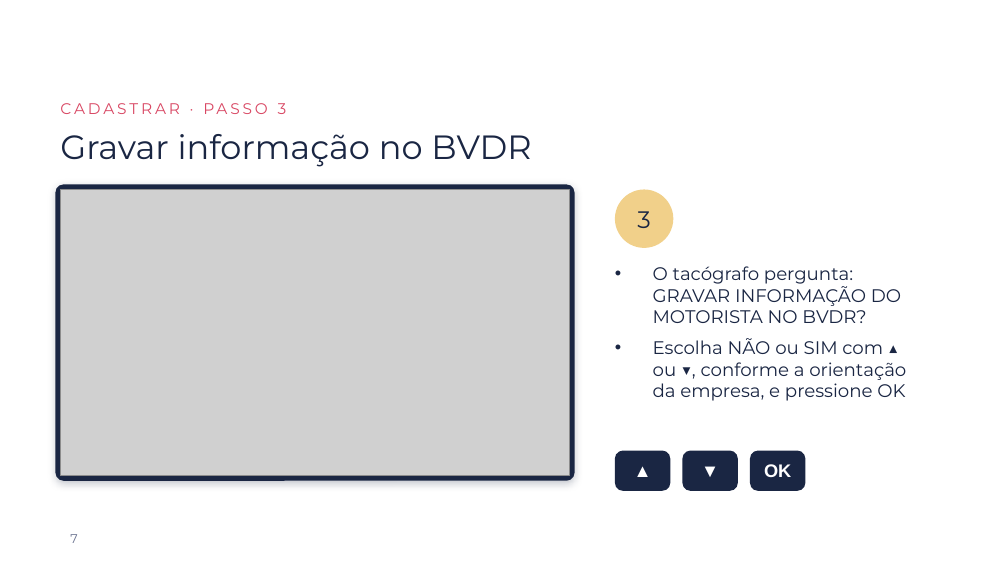
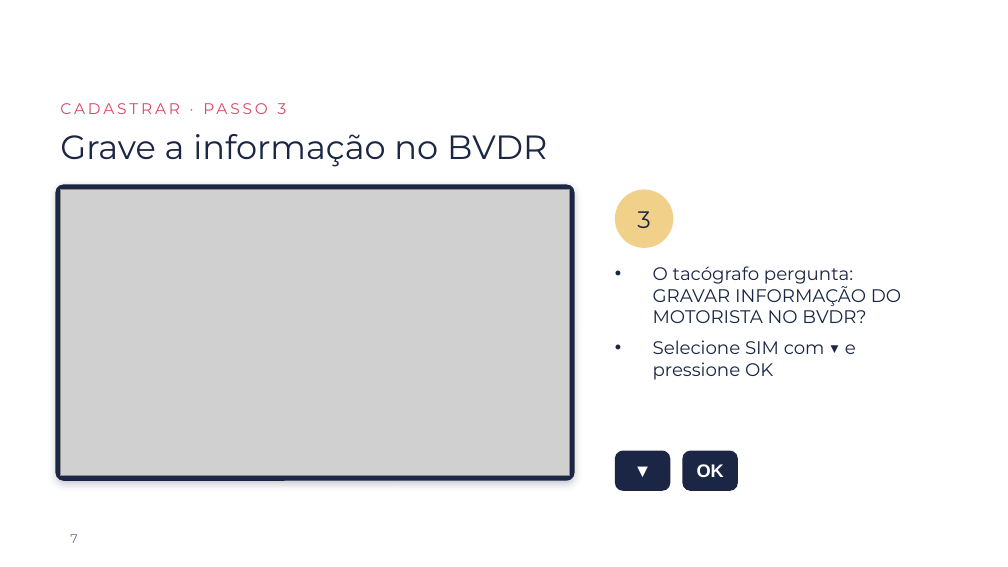
Before and after one commit to kallorvan/Manuais-de-uso, a slide deck: slide 7 of tacografo/Manual_Tacografo_Digital.pptx. Drawn at 1008x567 pixels with LibreOffice and Linux fonts; fonts in the diff are those of the drawing; grey boxes stand for pictures; background and template pictures are left out. Boxes give left, top, right and bottom in pixels: in the first picture for what was removed or moved away, otherwise in the second. Text is boxed around its words. In the diff, an @@ line names an element or a change of style, - is before the commit and + after.

```diff
--- a/tacografo/Manual_Tacografo_Digital.pptx
+++ b/tacografo/Manual_Tacografo_Digital.pptx
@@ title at bbox=[60, 134, 547, 167]: text changed @@
-Gravar informação no BVDR
+Grave a informação no BVDR
@@ text at bbox=[653, 340, 856, 380]: text changed @@
-• Escolha NÃO ou SIM com ▲ ou ▼, conforme a orientação da empresa, e pressione OK
+• Selecione SIM com ▼ e pressione OK
@@ text at bbox=[615, 451, 670, 491]: text changed @@
-▲
+▼
@@ text "OK": place and size @@
-text "OK" at bbox=[764, 464, 791, 477]
+text "OK" at bbox=[697, 464, 724, 477]
@@ text removed at bbox=[682, 451, 738, 491] @@
-▼
@@ rounded rectangle removed at bbox=[750, 451, 805, 491] @@
```
Also in this commit, not shown: 6 other files.
